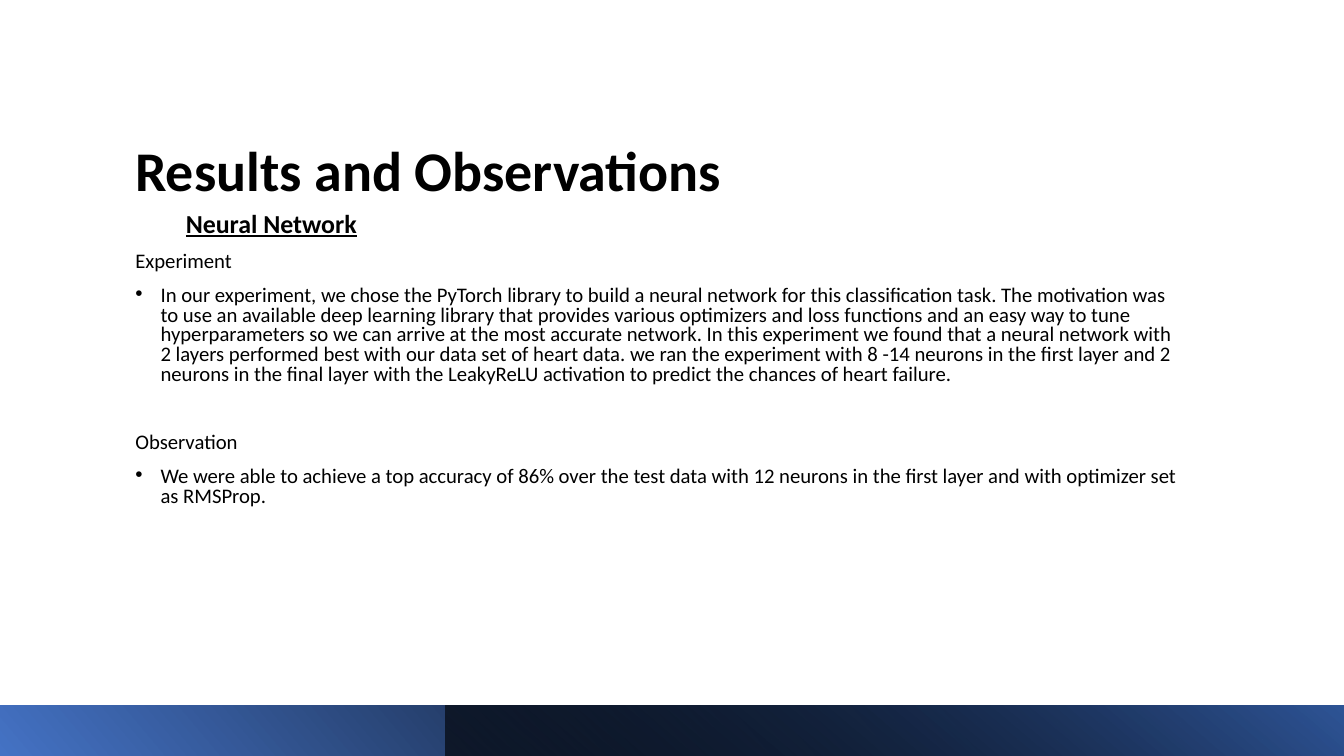
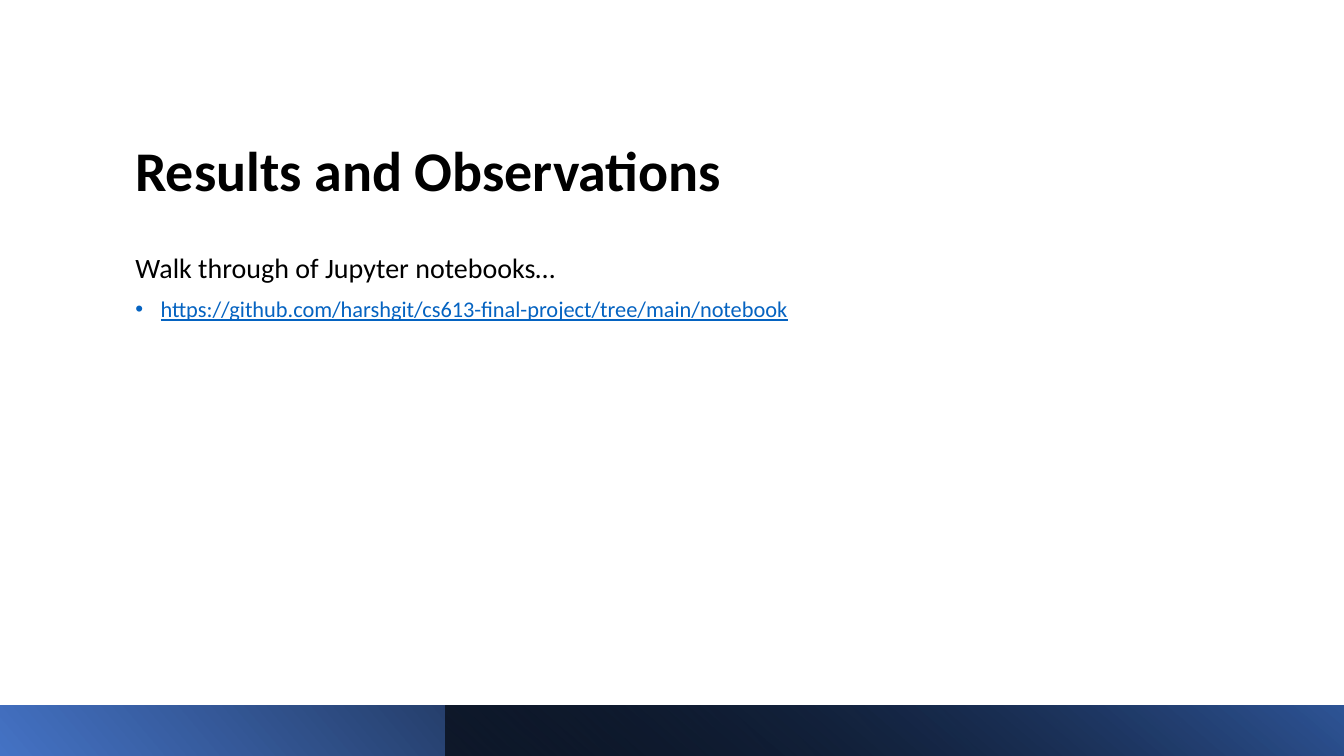
Before and after one commit to harshgit/cs613-final-project, a slide deck: slide 8 of presentation slides/CS613-FinalProject-Presentation.pptx (slide 11 before the commit). Drawn at 1344x756 pixels with LibreOffice and Linux fonts; fonts in the diff are those of the drawing. Boxes give left, top, right and bottom in pixels: in the first picture for what was removed or moved away, otherwise in the second. Text is boxed around its words. In the diff, an @@ line names an element or a change of style, - is before the commit and + after.

```diff
--- a/presentation slides/CS613-FinalProject-Presentation.pptx
+++ b/presentation slides/CS613-FinalProject-Presentation.pptx
@@ text at (x1=135, y1=258, x2=788, y2=321): text changed; size 14.8 to 16 pt; text colour #000000 to #0563C1 @@
-  Neural Network
-Experiment
-• In our experiment, we chose the PyTorch library to build a neural network for this classification task. The motivation was to use an available deep learning library that provides various optimizers and loss functions and an easy way to tune hyperparameters so we can arrive at the most accurate network. In this experiment we found that a neural network with 2 layers performed best with our data set of heart data. we ran the experiment with 8 -14 neurons in the first layer and 2 neurons in the final layer with the LeakyReLU activation to predict the chances of heart failure.
-Observation
-• We were able to achieve a top accuracy of 86% over the test data with 12 neurons in the first layer and with optimizer set as RMSProp.
+Walk through of Jupyter notebooks…
+• https://github.com/harshgit/cs613-final-project/tree/main/notebook
```
Also in this commit, not shown: 3 slides removed, 2 other files.
